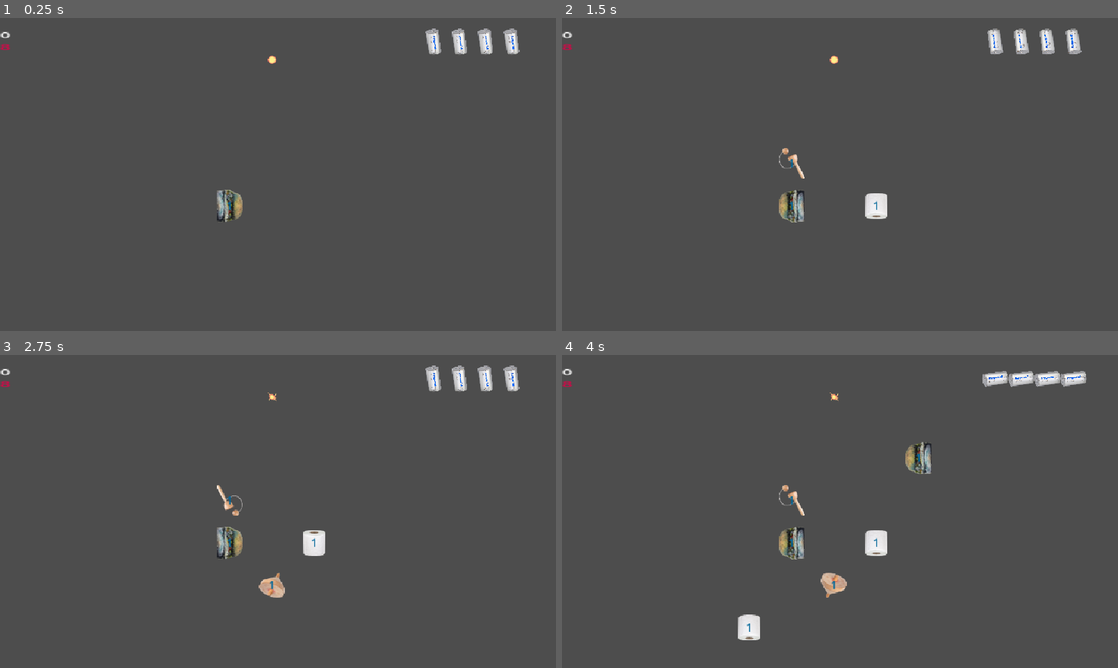
Above: before the commit, frames 1-4 (two rows, left to right).
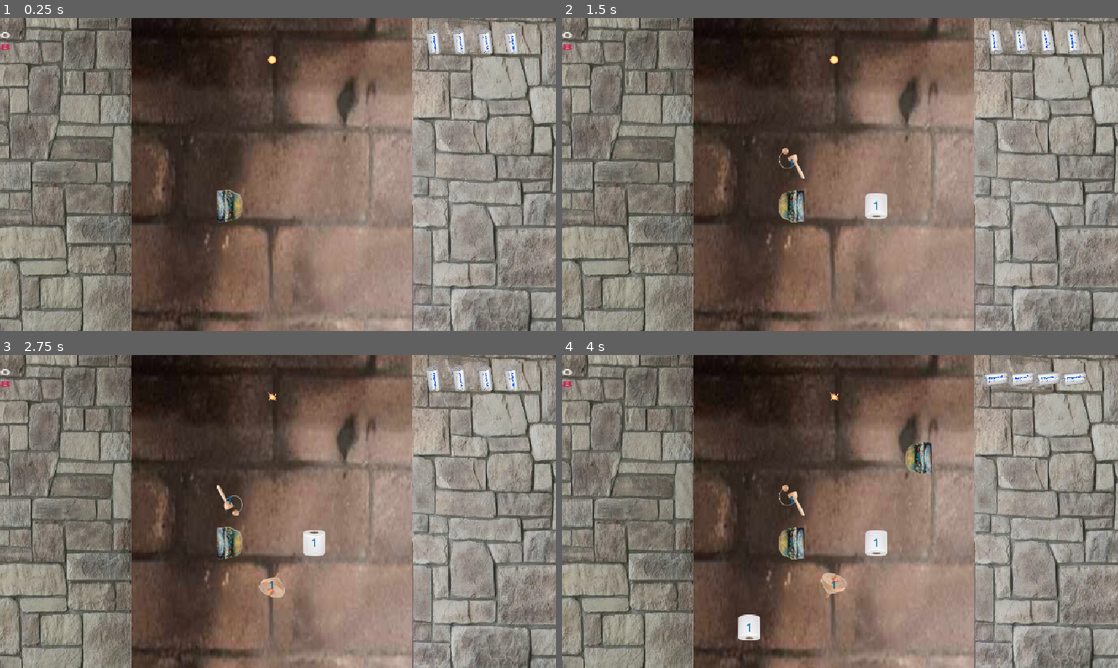
Above: after the commit, the same moments.

Repository: xXDzepniXx/gamejam_ember_number_go_up
Game: Godot game, scene res://World/root.tscn
Two runs of this game, one before a commit and one after it. Both use one fixed random seed, a clock stepped at 60 frames per second and the inputs below.
Inputs (mouse positions are in pixels of both pictures, inside the frame that each line leads up to):
- Up to frame 1 (0.25 s): no input
- Up to frame 2 (1.5 s): move the mouse to (962, 158) at 0.52 s; click (962, 158) at 0.6 s; move the mouse to (728, 190) at 1.27 s; right-click (728, 190) at 1.35 s
- Up to frame 3 (2.75 s): move the mouse to (333, 442) at 2.02 s; click (333, 442) at 2.1 s
- Up to frame 4 (4 s): move the mouse to (812, 574) at 2.77 s; right-click (812, 574) at 2.85 s; move the mouse to (1006, 558) at 3.52 s; click (1006, 558) at 3.6 s

The runs differ from the first frame. In frame 1, 88% of the frame differs, in the area x 0-100%, y 0-100%; in frame 2, 88%; in frame 3, 88%; in frame 4, 87%.

Commit message:
art test

Diff:
--- a/World/root.tscn
+++ b/World/root.tscn
@@ -1,7 +1,8 @@
-[gd_scene load_steps=72 format=3 uid="uid://csi33qbyus6gc"]
+[gd_scene load_steps=75 format=3 uid="uid://csi33qbyus6gc"]
 
 [ext_resource type="PackedScene" uid="uid://crf6g8mlv30d" path="res://Ember/PlayerEmber.tscn" id="1_e00ev"]
 [ext_resource type="Script" uid="uid://fxoleu5kdykd" path="res://World/root.gd" id="1_ildyn"]
+[ext_resource type="Texture2D" uid="uid://cf4mcbk0a2cwd" path="res://Ember/wall.png" id="3_4vppc"]
 [ext_resource type="Texture2D" uid="uid://bb3pqmf6g5d3v" path="res://Art/apple2.png" id="3_pxso2"]
 [ext_resource type="Texture2D" uid="uid://b2g5wrbufx7dn" path="res://Art/apple3.png" id="4_l1lgv"]
 [ext_resource type="Texture2D" uid="uid://chww4ho07ucj4" path="res://Art/apple4.png" id="5_yvvis"]
@@ -31,19 +32,22 @@
 [ext_resource type="Texture2D" uid="uid://dyl5i7gipj580" path="res://Art/toiletpaper4.png" id="25_2nojk"]
 [ext_resource type="Texture2D" uid="uid://dqsg35uuibp4w" path="res://Art/toiletpaper.png" id="26_y26sg"]
 [ext_resource type="AudioStream" uid="uid://dygrlxyw0b1p5" path="res://Sounds/bop.ogg" id="27_ag2xf"]
-[ext_resource type="Script" uid="uid://bbn1s45q4uq7r" path="res://World/colors_holder.gd" id="27_l1lgv"]
+[ext_resource type="Script" path="res://World/colors_holder.gd" id="27_l1lgv"]
 [ext_resource type="Texture2D" uid="uid://b2ws2dkihg7tr" path="res://Art/lithium2.png" id="28_1c3uo"]
 [ext_resource type="AudioStream" uid="uid://dy2jjq743mpxu" path="res://Sounds/in_flames.ogg" id="28_7q3gh"]
 [ext_resource type="Texture2D" uid="uid://duy0dtd8nqcwr" path="res://Art/lithium3.png" id="29_cm4j5"]
 [ext_resource type="Texture2D" uid="uid://cq5h6hd16nkep" path="res://Art/lithium4.png" id="30_ag2xf"]
 [ext_resource type="Texture2D" uid="uid://b8yxukpn7p8g3" path="res://Art/lithium.png" id="31_7q3gh"]
 [ext_resource type="AudioStream" uid="uid://dg50o54b6f6em" path="res://Sounds/lose.ogg" id="38_smie5"]
+[ext_resource type="Texture2D" uid="uid://c3irt401j8qkd" path="res://burntwall.png" id="40_86oyc"]
 
 [sub_resource type="RectangleShape2D" id="RectangleShape2D_8gepe"]
 size = Vector2(1024, 20)
 
 [sub_resource type="RectangleShape2D" id="RectangleShape2D_e00ev"]
 size = Vector2(1024, 300)
+
+[sub_resource type="GDScript" id="GDScript_e4fgg"]
 
 [sub_resource type="RectangleShape2D" id="RectangleShape2D_ildyn"]
 size = Vector2(20, 689)
@@ -276,6 +280,12 @@
 [node name="World" type="Node2D"]
 script = ExtResource("1_ildyn")
 
+[node name="Background" type="Sprite2D" parent="."]
+z_index = -755
+position = Vector2(685.8906, 313.76563)
+scale = Vector2(1.4783299, 2.6242945)
+texture = ExtResource("40_86oyc")
+
 [node name="StaticBodyTopWall" type="StaticBody2D" parent="."]
 metadata/_edit_group_ = true
 
@@ -292,18 +302,29 @@
 
 [node name="StaticBodyLeftWall" type="StaticBody2D" parent="."]
 position = Vector2(-29, 0)
+script = SubResource("GDScript_e4fgg")
 metadata/_edit_group_ = true
 
 [node name="CollisionShapeLeftWall" type="CollisionShape2D" parent="StaticBodyLeftWall"]
 position = Vector2(260, 364.5)
 shape = SubResource("RectangleShape2D_ildyn")
 
+[node name="Sprite2D" type="Sprite2D" parent="StaticBodyLeftWall"]
+position = Vector2(-18.499985, 321)
+scale = Vector2(0.7964237, 1.171831)
+texture = ExtResource("3_4vppc")
+
 [node name="StaticBodyRightWall" type="StaticBody2D" parent="."]
 metadata/_edit_group_ = true
 
 [node name="CollisionShapeRightWall" type="CollisionShape2D" parent="StaticBodyRightWall"]
 position = Vector2(764, 364.5)
 shape = SubResource("RectangleShape2D_lrijb")
+
+[node name="Sprite2D" type="Sprite2D" parent="StaticBodyRightWall"]
+position = Vector2(1092, 321)
+scale = Vector2(0.91884464, 1.171831)
+texture = ExtResource("3_4vppc")
 
 [node name="PlayerEmber" parent="." instance=ExtResource("1_e00ev")]
 position = Vector2(501, 77)
Binary file added: Ember/07012018_2.png
Not shown, added: Ember/07012018_2.png.import
Binary file added: Ember/wall.png
Not shown, added: Ember/wall.png.import
Binary file added: burntwall.png
Not shown, added: burntwall.png.import
